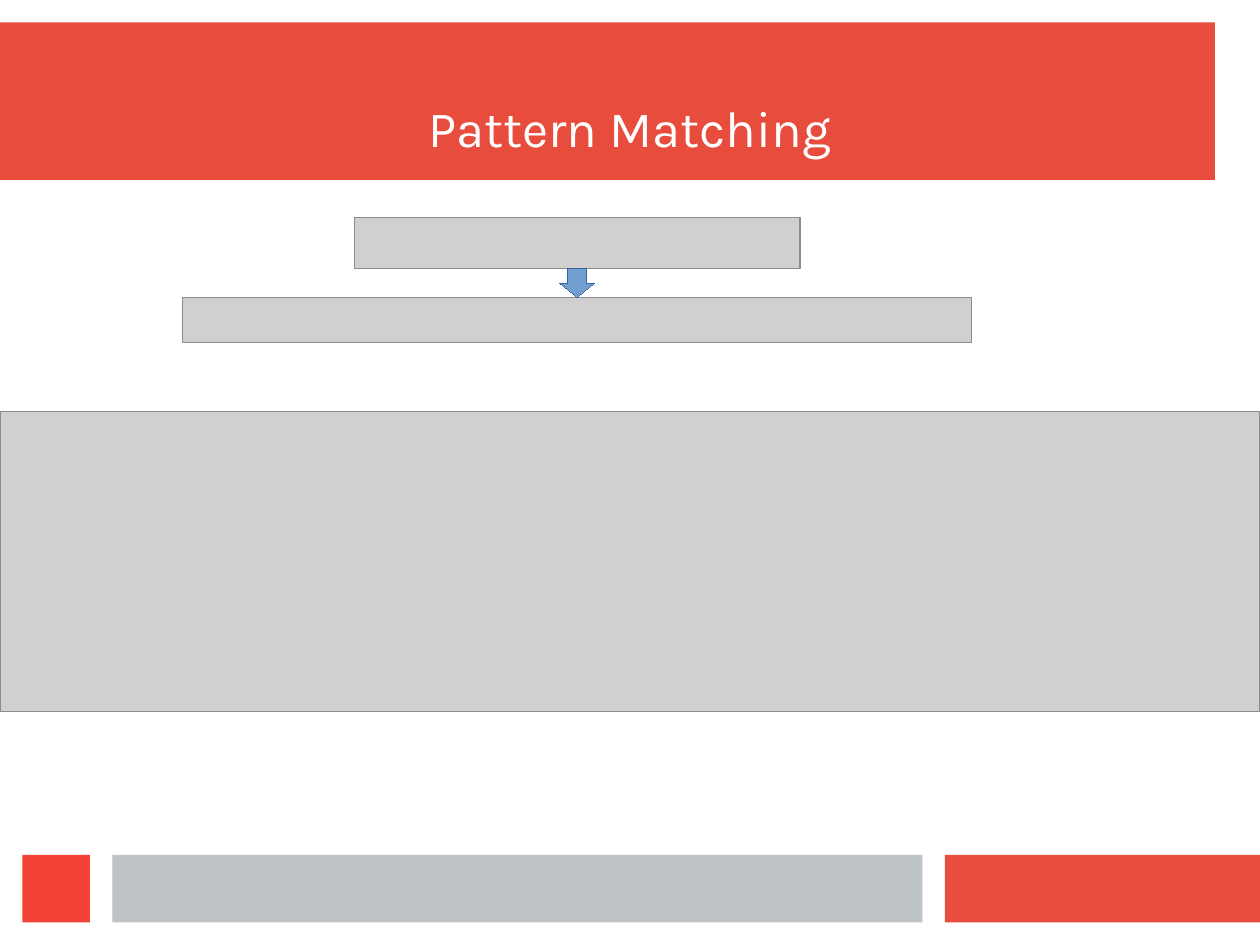
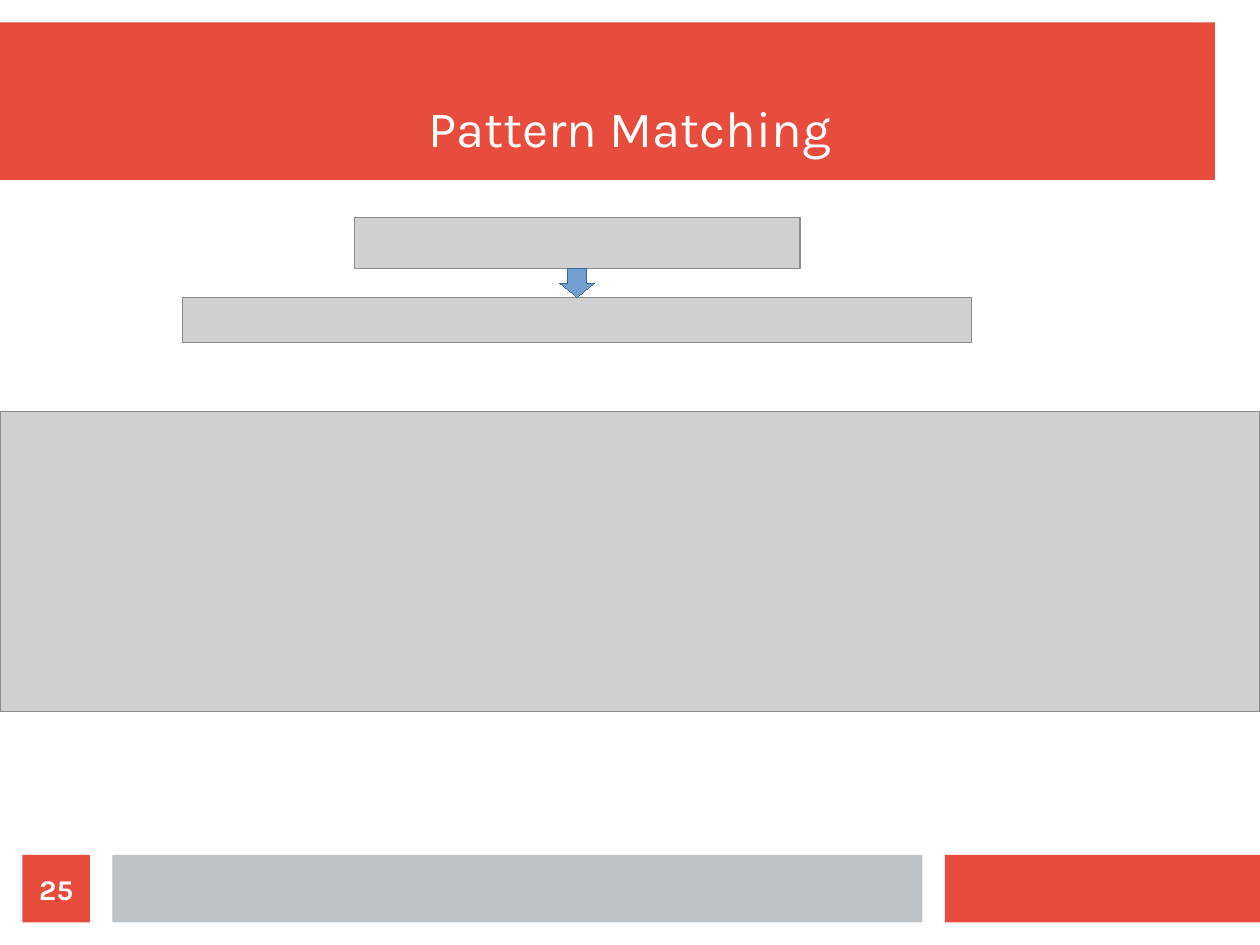
Before and after one commit to wilbowma/cur, a slide deck: slide 25 of hope-2016/slides.odp. Drawn at 1260x945 pixels with LibreOffice and Linux fonts; fonts in the diff are those of the drawing; grey boxes stand for pictures. Boxes give left, top, right and bottom in pixels: in the first picture for what was removed or moved away, otherwise in the second. Text is boxed around its words. In the diff, an @@ line names an element or a change of style, - is before the commit and + after.

```diff
--- a/hope-2016/slides.odp
+++ b/hope-2016/slides.odp
@@ rectangle removed at [23,855,90,923] @@
@@ page number added at [23,855,90,923], fill #E74C3C, 18 pt, text #FFFFFF, bold @@
+25
```
Also in this commit, not shown: 35 other slides changed, 3 slides added, 2 slides removed, 1 other file.
